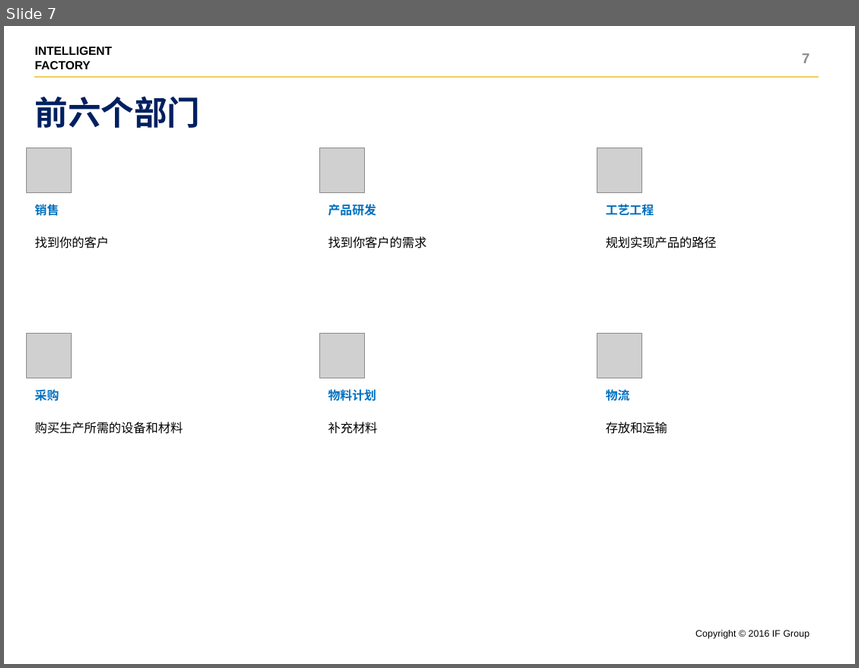
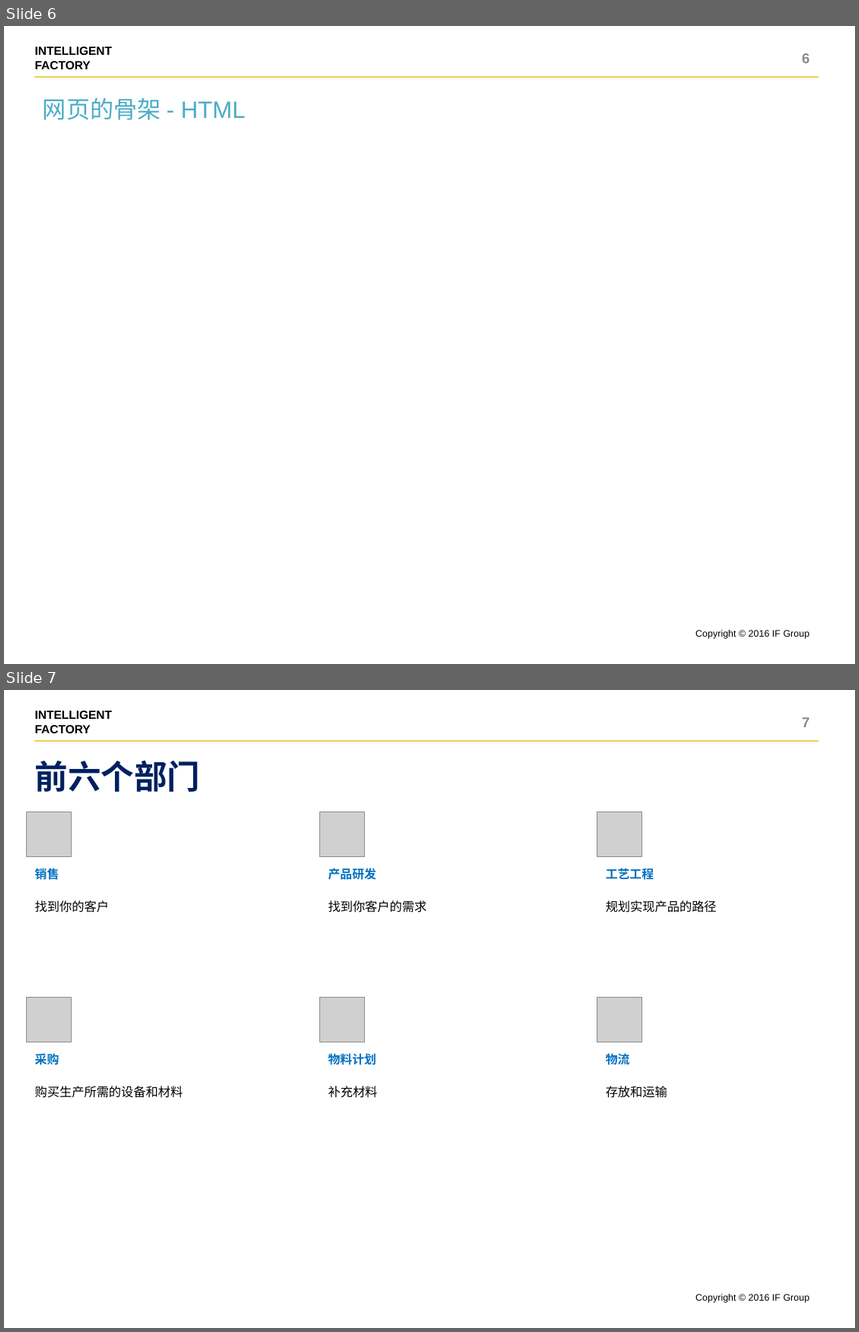
Before and after one commit to shentianyi/CompanyCource, a slide deck: CodeMonkey/cs05 UI前端/UI设计.pptx. Shown one above the other, each under a label of ours: slide 7 before the commit, slides 6 and 7 after it. The pictures are 859x668 and 859x1332 pixels, drawn with LibreOffice and Linux fonts; fonts in the diff are those of the drawing; grey boxes stand for pictures. Boxes give left, top, right and bottom in pixels: in the first picture for what was removed or moved away, otherwise in the second. Text is boxed around its words. In the diff, an @@ line names an element or a change of style, - is before the commit and + after.

Commit message:
html

```diff
--- a/CodeMonkey/cs05 UI前端/UI设计.pptx
+++ b/CodeMonkey/cs05 UI前端/UI设计.pptx
@@ slide 6 added at box(4, 26, 855, 664), background #FFFFFF; not listed: 3 template elements that a slide beside it also shows @@
@@ page number added at box(802, 53, 810, 63), 12 pt, text #8C8C8C, bold @@
+6
@@ text added at box(43, 98, 246, 120), 20 pt, text #4BACC6 @@
+网页的骨架 - HTML
```
Also in this commit, not shown: 2 slides changed, 1 slide removed, 1 other file.
